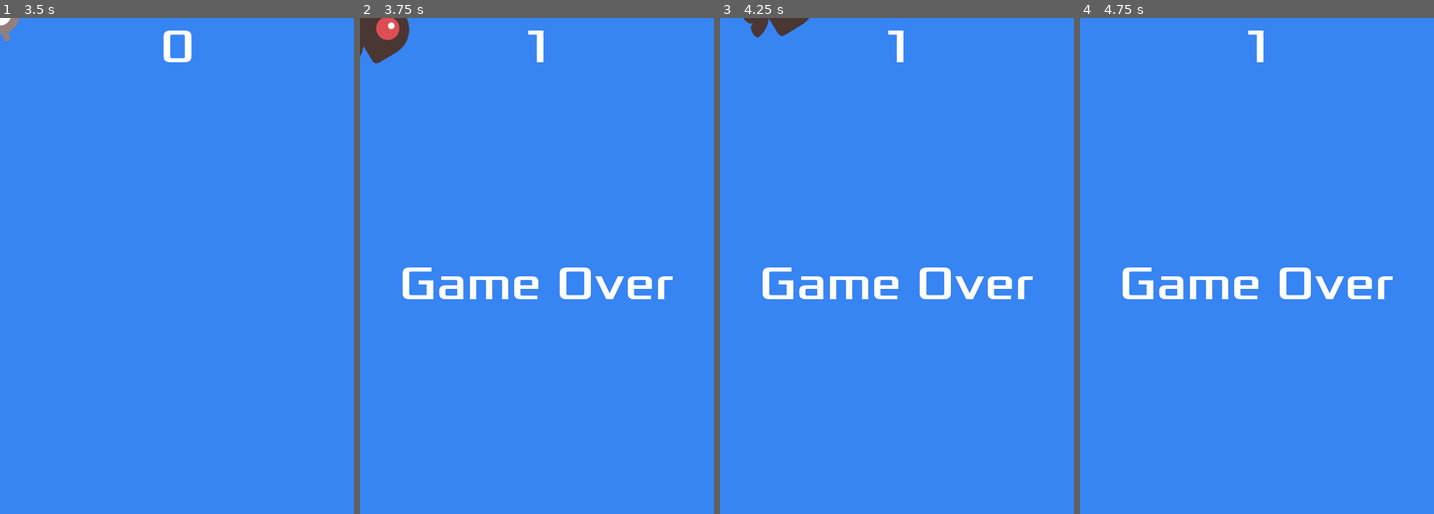
Above: before the commit, frames 1-4 (left to right).
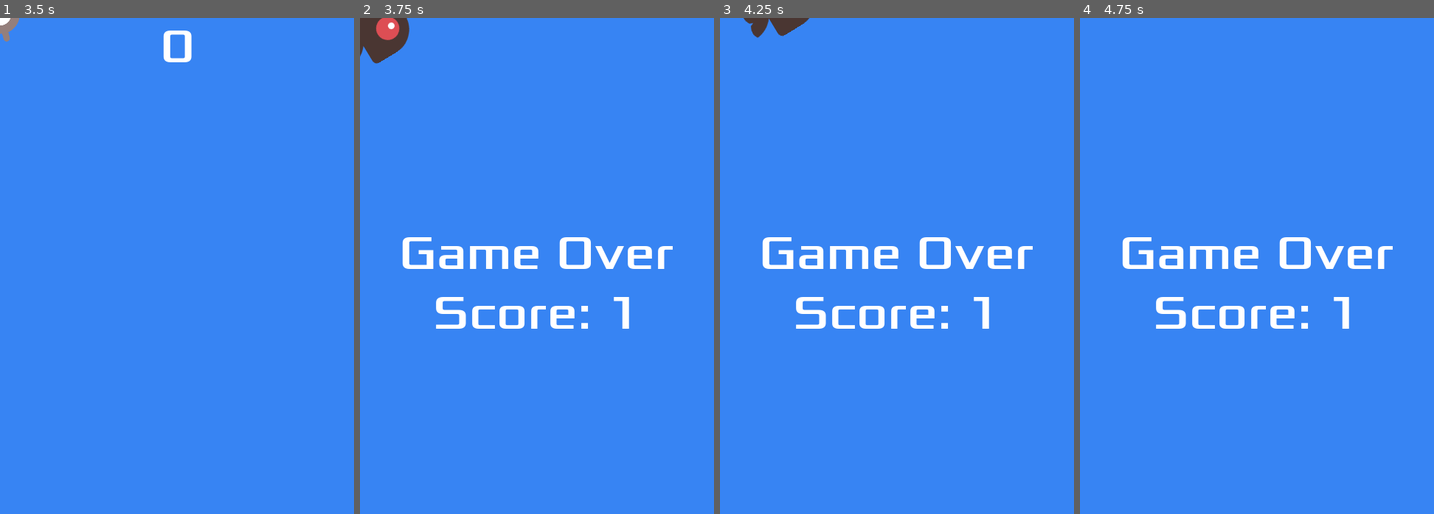
Above: after the commit, the same moments.

Repository: vkazanov/godot-dodge-creeps
Game: Godot game, scene res://main.tscn
Two runs of this game, one before a commit and one after it. Both use one fixed random seed, a clock stepped at 60 frames per second and the inputs below.
Inputs:
- Up to frame 1 (3.5 s): click "Start" at 0.5 s; tap Enter at 1.25 s; hold Up (move_up) 1.28-2.78 s; hold Left (move_left) from 2.78 s (still down)
- Up to frame 2 (3.75 s): keep holding Left (move_left)
- Up to frame 3 (4.25 s): keep holding Left (move_left)
- Up to frame 4 (4.75 s): release Left (move_left) at 4.28 s; hold Down (move_down) from 4.28 s (still down)

Frame 1 is identical in both runs. In frame 2, 4.9% of the frame differs, in the area x 11-89%, y 2-63%; in frame 3, 4.9%; in frame 4, 4.9%.

Commit message:
display the final score on game over

Diff:
--- a/hud.gd
+++ b/hud.gd
@@ -2,14 +2,17 @@
 
 # Notifies `Main` node that the button has been pressed
 signal start_game
+
+func hide_score():
+	$ScoreLabel.hide()
 
 func show_message(text):
 	$Message.text = text
 	$Message.show()
 	$MessageTimer.start()
 
-func show_game_over():
-	show_message("Game Over")
+func show_game_over(score: int):
+	show_message("Game Over\nScore: " + str(score))
 
 	# Wait until the MessageTimer has counted down.
 	await $MessageTimer.timeout
@@ -30,6 +33,7 @@
 		$ScoreLabel.add_theme_font_size_override("font_size", Global.DEFAULT_SIZE)
 
 func _on_start_button_pressed():
+	$ScoreLabel.show()
 	$StartButton.hide()
 	start_game.emit()
 
--- a/main.gd
+++ b/main.gd
@@ -14,7 +14,8 @@
 func game_over():
 	$ScoreTimer.stop()
 	$MobTimer.stop()
-	$HUD.show_game_over()
+	$HUD.hide_score()
+	$HUD.show_game_over(score)
 
 func new_game():
 	get_tree().call_group("mobs", "queue_free")
